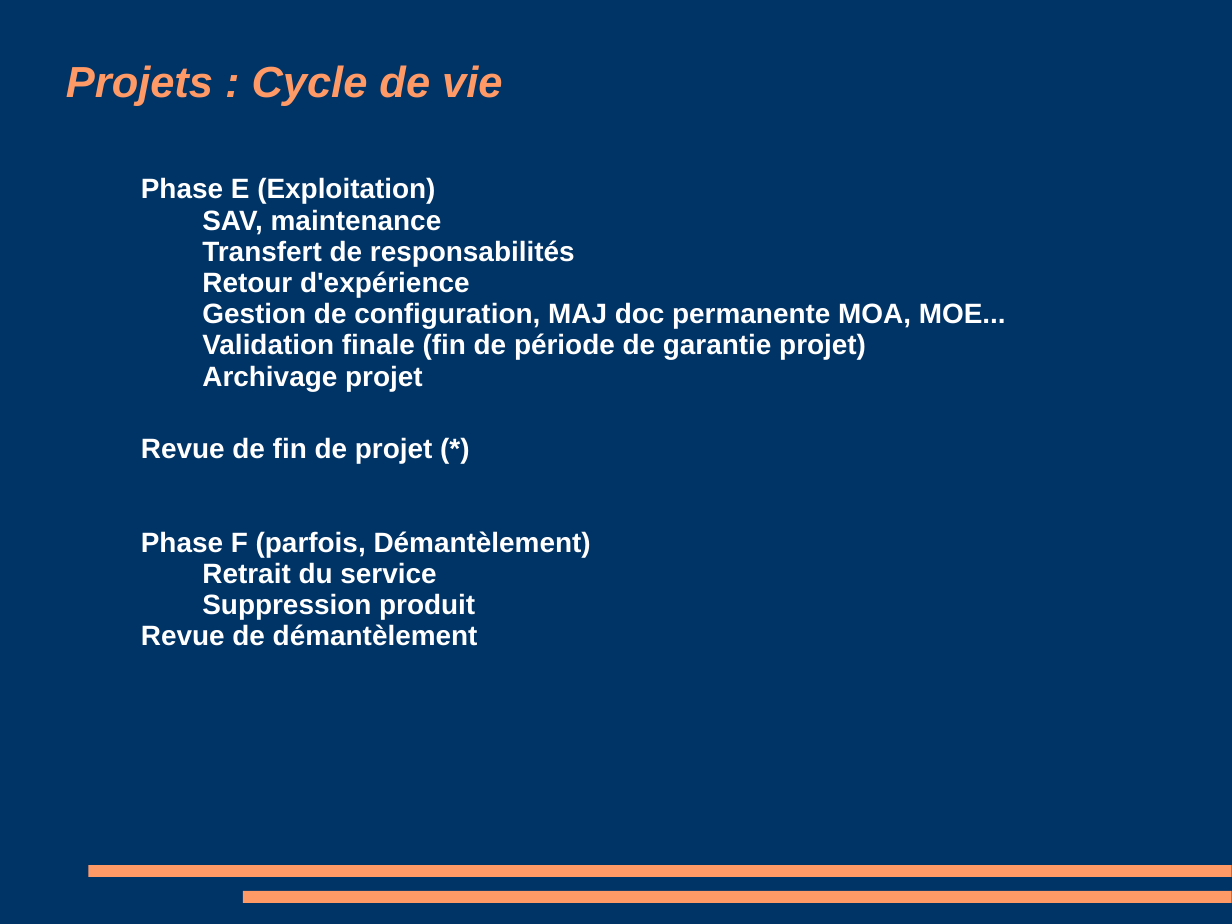
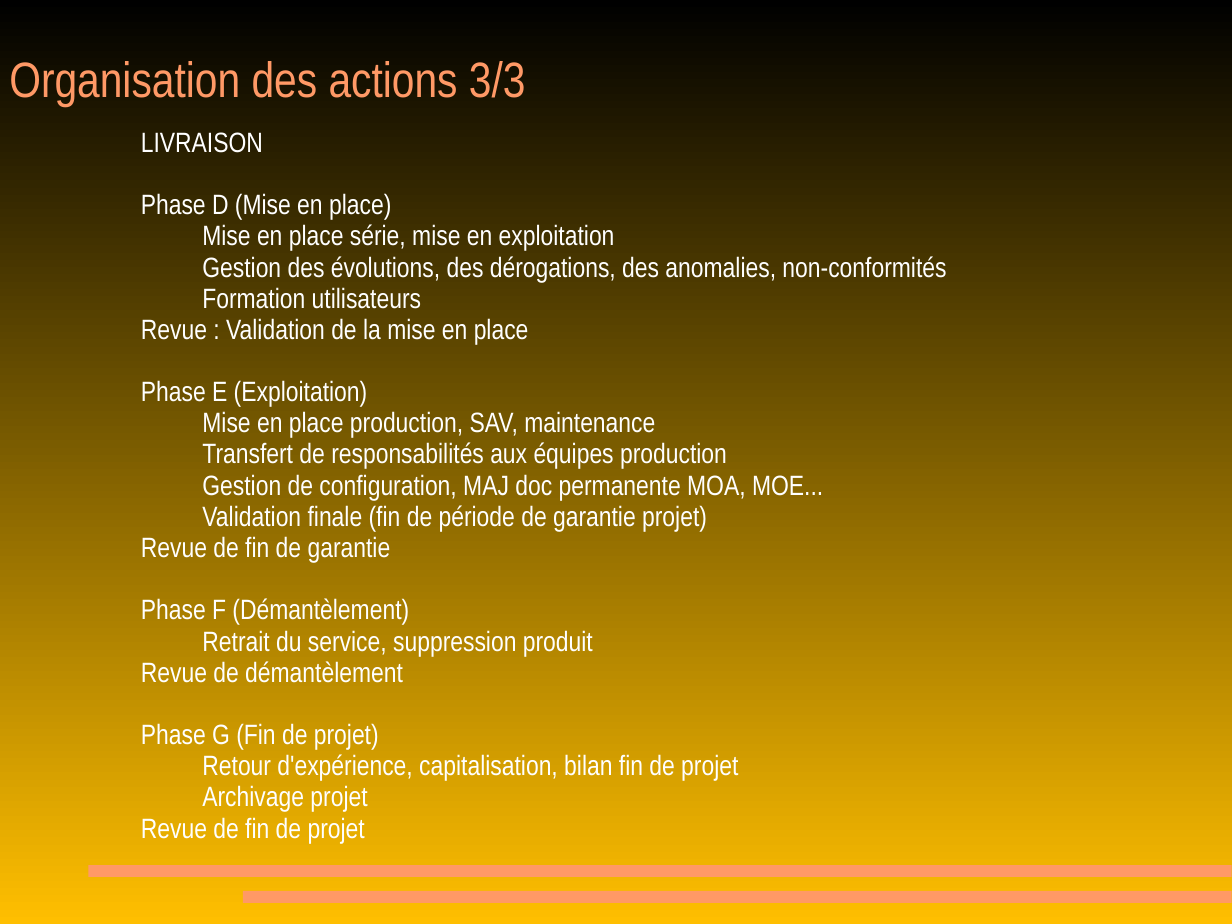
Before and after one commit to MichaelMondou/Cours, a slide deck: slide 9 of Gestion de projet/010 cours 1 gestion projet.pps (slide 10 before the commit). Drawn at 1232x924 pixels with LibreOffice and Linux fonts; fonts in the diff are those of the drawing. Boxes give left, top, right and bottom in pixels: in the first picture for what was removed or moved away, otherwise in the second. Text is boxed around its words. In the diff, an @@ line names an element or a change of style, - is before the commit and + after.

Commit message:
Les PDFs de gestion de projet à jour.

```diff
--- a/Gestion de projet/010 cours 1 gestion projet.pps
+++ b/Gestion de projet/010 cours 1 gestion projet.pps
@@ background #003366 to gradient #000000 to #FFBF00 @@
@@ text at (9,61,526,107): text changed; size 28 to 32 pt; font Arial to Arial Narrow; bold off; italic off @@
-Projets : Cycle de vie
+Organisation des actions 3/3
@@ text added at (141,132,946,345), 18 pt, text #FFFFFF @@
+    LIVRAISON
+    Phase D (Mise en place)
+      Mise en place série, mise en exploitation
+      Gestion des évolutions, des dérogations, des anomalies, non-conformités
+      Formation utilisateurs
+    Revue : Validation de la mise en place
@@ text "Phase E (Exploitation)": place and size @@
-text "Phase E (Exploitation)" at (141,177,1006,646)
+text "Phase E (Exploitation)" at (141,380,823,843)
@@ text at (141,380,823,812): font Arial to Arial Narrow, bold off in "Phase E (Exploitation)", "Gestion de configuration, MAJ doc permanente MOA, ...", "Validation finale (fin de période de garantie ...", "Archivage projet" @@
@@ text at (202,411,727,469): text changed; font Arial to Arial Narrow; bold off @@
-      SAV, maintenance
-      Transfert de responsabilités
-      Retour d'expérience
+      Mise en place production, SAV, maintenance
+      Transfert de responsabilités aux équipes production
@@ text at (141,536,738,781): paragraphs added @@
+    Revue de fin de garantie
+    Phase F (Démantèlement)
+      Retrait du service, suppression produit
+    Revue de démantèlement
+    Phase G (Fin de projet)
+      Retour d'expérience, capitalisation, bilan fin de projet
@@ text at (141,817,365,843): text changed; font Arial to Arial Narrow; bold off @@
-    Revue de fin de projet (*)
-    Phase F (parfois, Démantèlement)
-      Retrait du service
-      Suppression produit
-    Revue de démantèlement
+    Revue de fin de projet
```
Also in this commit, not shown: 5 other slides changed, 9 slides added, 8 slides removed, 9 other files.
